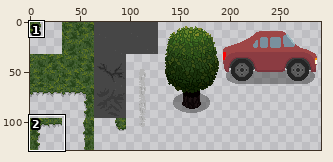
Two versions of one sprite sheet, core/assets/maps/forest.png. The first picture is a wide view before the edit; the outline marks the close-up.
Close-up. Before the commit:
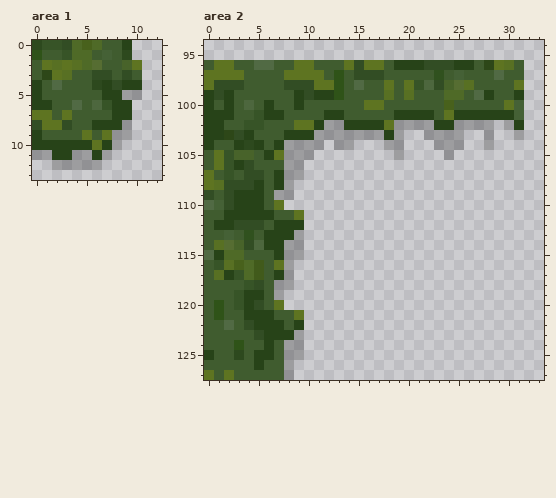
The file is 320x128 pixels. Colours within 5 levels of each other are drawn and written as one. Shown: area 1: x 0..12, y 0..13; area 2: x 0..33, y 94..127. The wide view leaves out empty margins. The commit also changed other parts of the picture, which this record leaves out.
Now the later version:
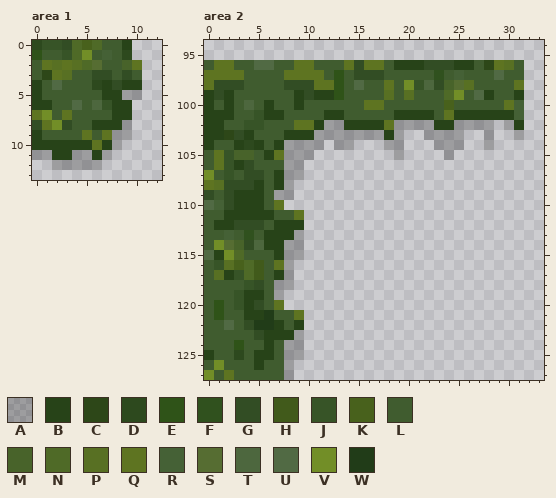
Palette (. is transparent): A #0000003c  B #274318  C #2d4718  D #2d491e  E #2f5318  F #30511e  G #324d24  H #415a1b  J #375427  K #48611c  L #405c2f  M #48632a  N #4f6a27  P #587023  Q #5e7421  R #456136  S #566d32  T #4d673e  U #516a44  V #728e27  W #213c18
Diff:
Area 1:
The edit turns colour N into colour V in row 1 at x 5.
The edit turns colour Q into colour V in row 7 at x 1; in row 8 at x 2.
Area 2:
The edit turns colour L into colour V in row 126 at x 1.
The edit turns colour N into colour V in row 99 at x 25; in row 115 at x 2.
The edit turns colour P into colour V in row 114 at x 1.
The edit turns colour Q into colour V in row 98 at x 20; in row 107 at x 0; in row 127 at x 0.
The edit turns colour B into colour W in row 121 at x 6; in row 122 at x 5 to 6.
